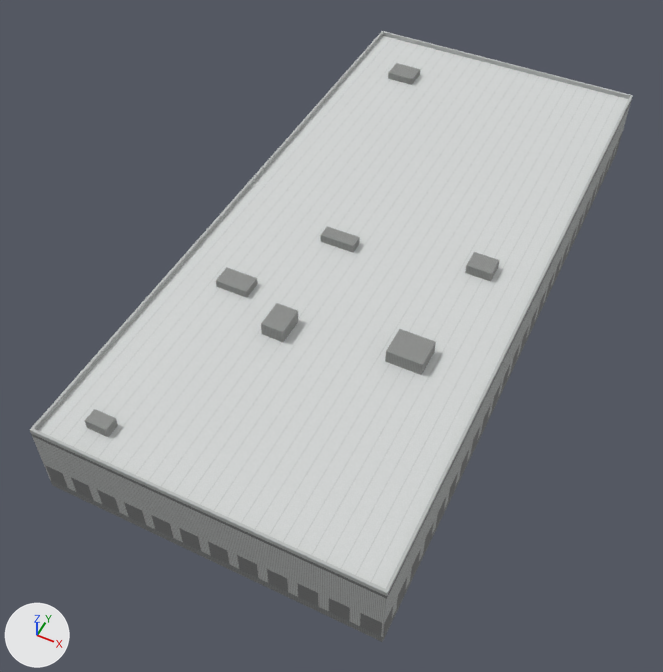
One commit to the glTF model data/models/khsv_cargo_53x115.glb: the scene before it, then after it.
The view is the same before and after, from a 50 mm lens placed at (42.9, -105.0, 112.0), pointed at (-3.4, -12.3, -3.8). Every picture has the same lights, and +X, +Y and +Z are marked at lower left. The picture after the commit comes second.

The older version as bpy lines, for what is in view:
```python
me_khsv_cargo_53x115_coping = bpy.data.meshes.new('khsv_cargo_53x115_coping')
me_khsv_cargo_53x115_coping.from_pydata(...)  # 24 vertices, 48 faces; spans x -26.5..26.5, y -57.5..57.5, z 10.0..10.8
me_khsv_cargo_53x115_coping.materials.append(mat_coping)  # picture img_coping
me_khsv_cargo_53x115_plant = bpy.data.meshes.new('khsv_cargo_53x115_plant')
me_khsv_cargo_53x115_plant.from_pydata(...)  # a box spanning x -20.2..-16.7, y -53.4..-51.1, z 10.0..11.7; a box spanning x 11.3..17.0, y -24.4..-19.5, z 10.0..12.3; a box spanning x -8.8..-2.8, y -5.6..-3.3, z 10.0..11.5; a box spanning x -7.4..-3.7, y -27.7..-22.9, z 10.0..12.3; a box spanning x 15.0..19.3, y -2.0..1.5, z 10.0..11.7; a box spanning x -18.5..-13.4, y 42.9..46.9, z 10.0..11.3; a box spanning x -18.6..-13.1, y -22.1..-18.8, z 10.0..11.3
me_khsv_cargo_53x115_plant.materials.append(mat_plant)  # picture img_plant
me_khsv_cargo_53x115_roof = bpy.data.meshes.new('khsv_cargo_53x115_roof')
me_khsv_cargo_53x115_roof.from_pydata(...)  # 8 vertices, 4 faces; spans x -26.5..26.5, y -57.5..57.5, z -3.0..10.0
me_khsv_cargo_53x115_roof.materials.append(mat_roof)  # picture img_roof
ob_khsv_cargo_53x115_coping = bpy.data.objects.new('khsv_cargo_53x115_coping', me_khsv_cargo_53x115_coping)
ob_khsv_cargo_53x115_coping.location = (0.0, 0.0, 0.0)
ob_khsv_cargo_53x115_plant = bpy.data.objects.new('khsv_cargo_53x115_plant', me_khsv_cargo_53x115_plant)
ob_khsv_cargo_53x115_plant.location = (0.0, 0.0, 0.0)
ob_khsv_cargo_53x115_roof = bpy.data.objects.new('khsv_cargo_53x115_roof', me_khsv_cargo_53x115_roof)
ob_khsv_cargo_53x115_roof.location = (0.0, 0.0, 0.0)
# also in view: 'khsv_cargo_53x115_cargo_wall' at (0.0, 0.0, 3.5)
```
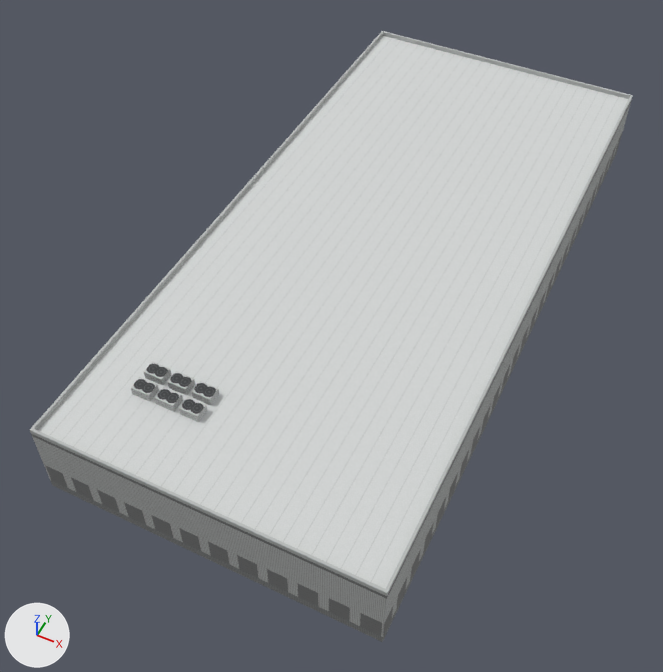
Location of each change, (x1, y1, x2, y2) in pixels of the pictures (663 x 672 px):
'khsv_cargo_53x115_plant', deleted: before (85, 63, 499, 437)
'khsv_cargo_53x115_ac_top', added: after (131, 361, 218, 416)
'khsv_cargo_53x115_ac_side', added: after (131, 369, 219, 422)

The change, as a diff of the scene's bpy script:
```diff
--- a/data/models/khsv_cargo_53x115.glb.py
+++ b/data/models/khsv_cargo_53x115.glb.py
@@ img_ac_top @@
+img_ac_top = load_image('ac_top', '_unpacked/ac_top', 96, 70, 'sRGB')
@@ img_ac_side @@
+img_ac_side = load_image('ac_side', '_unpacked/ac_side', 64, 44, 'sRGB')
@@ mat_ac_top @@
+mat_ac_top = principled_material('ac_top')
+mat_ac_top.texture = img_ac_top
+mat_ac_top.roughness = 0.85
@@ mat_ac_side @@
+mat_ac_side = principled_material('ac_side')
+mat_ac_side.texture = img_ac_side
+mat_ac_side.roughness = 0.85
@@ me_khsv_cargo_53x115_ac_top @@
+me_khsv_cargo_53x115_ac_top.from_pydata(...)  # 24 vertices, 12 faces; spans x -18.08..-7.08, y -45.72..-40.32, z 11.4
+me_khsv_cargo_53x115_ac_top.materials.append(mat_ac_top)  # picture img_ac_top
@@ me_khsv_cargo_53x115_ac_side @@
+me_khsv_cargo_53x115_ac_side.from_pydata(...)  # 48 vertices, 48 faces; spans x -18.08..-7.08, y -45.72..-40.32, z 10.0..11.4
+me_khsv_cargo_53x115_ac_side.materials.append(mat_ac_side)  # picture img_ac_side
@@ ob_khsv_cargo_53x115_plant @@
-ob_khsv_cargo_53x115_plant = bpy.data.objects.new('khsv_cargo_53x115_plant', me_khsv_cargo_53x115_plant)
-ob_khsv_cargo_53x115_plant.location = (0.0, 0.0, 0.0)
@@ ob_khsv_cargo_53x115_ac_top @@
+ob_khsv_cargo_53x115_ac_top = bpy.data.objects.new('khsv_cargo_53x115_ac_top', me_khsv_cargo_53x115_ac_top)
+ob_khsv_cargo_53x115_ac_top.location = (0.0, 0.0, 0.0)
@@ ob_khsv_cargo_53x115_ac_side @@
+ob_khsv_cargo_53x115_ac_side = bpy.data.objects.new('khsv_cargo_53x115_ac_side', me_khsv_cargo_53x115_ac_side)
+ob_khsv_cargo_53x115_ac_side.location = (0.0, 0.0, 0.0)
```
